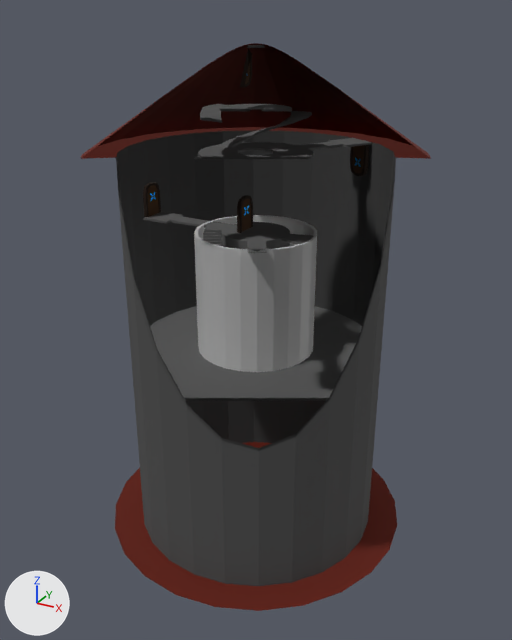
The Blender file blender/Castle.blend as it was, and as the next commit left it.
One viewpoint serves both versions: a camera (50 mm lens) standing at (31.0, -56.3, 31.1) and looking at (-0.5, 1.0, 2.5). The lights are fixed; the arrows at lower left show +X, +Y and +Z. Everything nearer to the camera than a plane just in front of the edit is cut away.

Objects in the first picture: 'PC', 'PCplatform', 'PCwall', 'castle', 'platform2', 'stair2'.
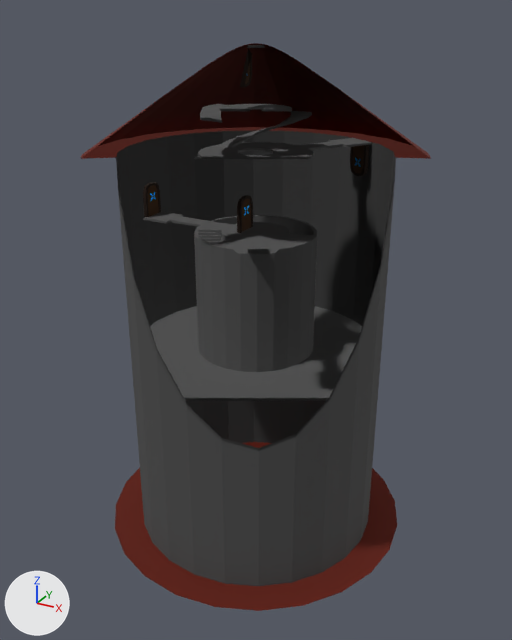
Commit message: castle fixes

Where the newer file only moved an object's origin or applied its transform, the numbers keep the older frame.

The edits, one by one:
me_cylinder_020 is used by ob_pcwall; location (0.0, 0.0, 6.0); scale (1.05, 1.05, 1.04).
me_cylinder_020 had 96 vertices, 74 faces and spanned x -5.5..5.5, y -5.5..5.5, z -5.72..5.77.
me_cylinder_020 now has 134 vertices, 94 faces and spans x -5.5..5.5, y -5.5..5.5, z -5.72..5.77.
Part 1, on me_cylinder_020:
24 faces are deleted.
31 vertices are added at x -5.2..5.2, y -5.2..5.2, z 5.38.
7 new vertices lie (0.0, 0.0, 0.39) away from vertices in x -0.78..2.91, y -3.01..-0.78, z 5.38.
44 new faces join them.
me_cylinder_020 part 2: 50 faces spanning x -5.5..5.5, y -5.5..5.5, z -5.72..5.77 switch from no material to mat_castle (dark grey #696969).

Pixel boxes (x1, y1, x2, y2) of what changed, in the pictures (512 x 640 px):
part 1 of me_cylinder_020, built on
    before: (198, 216, 314, 261)
    after: (215, 220, 313, 261)
part 2 of me_cylinder_020, recoloured
    both: (194, 215, 317, 372)
